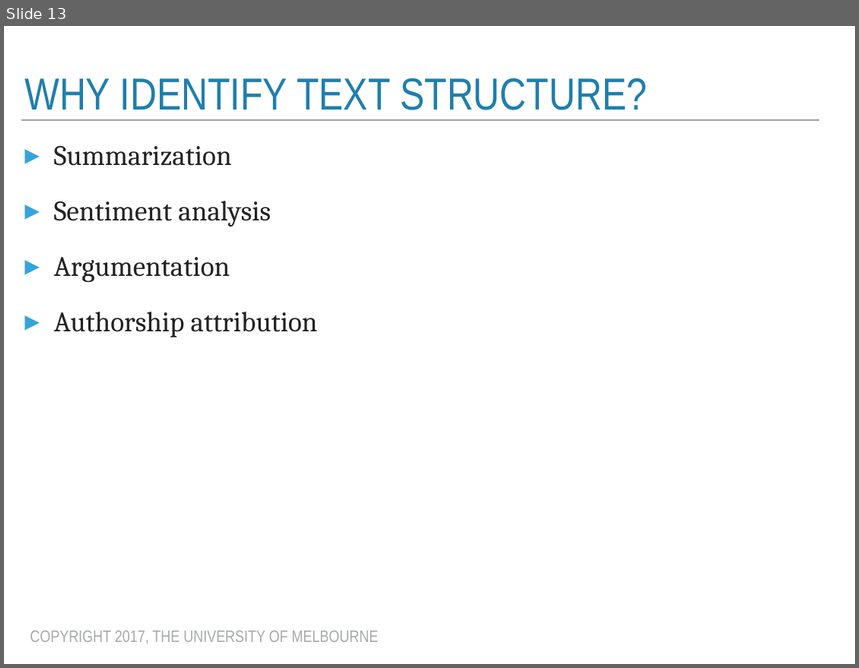
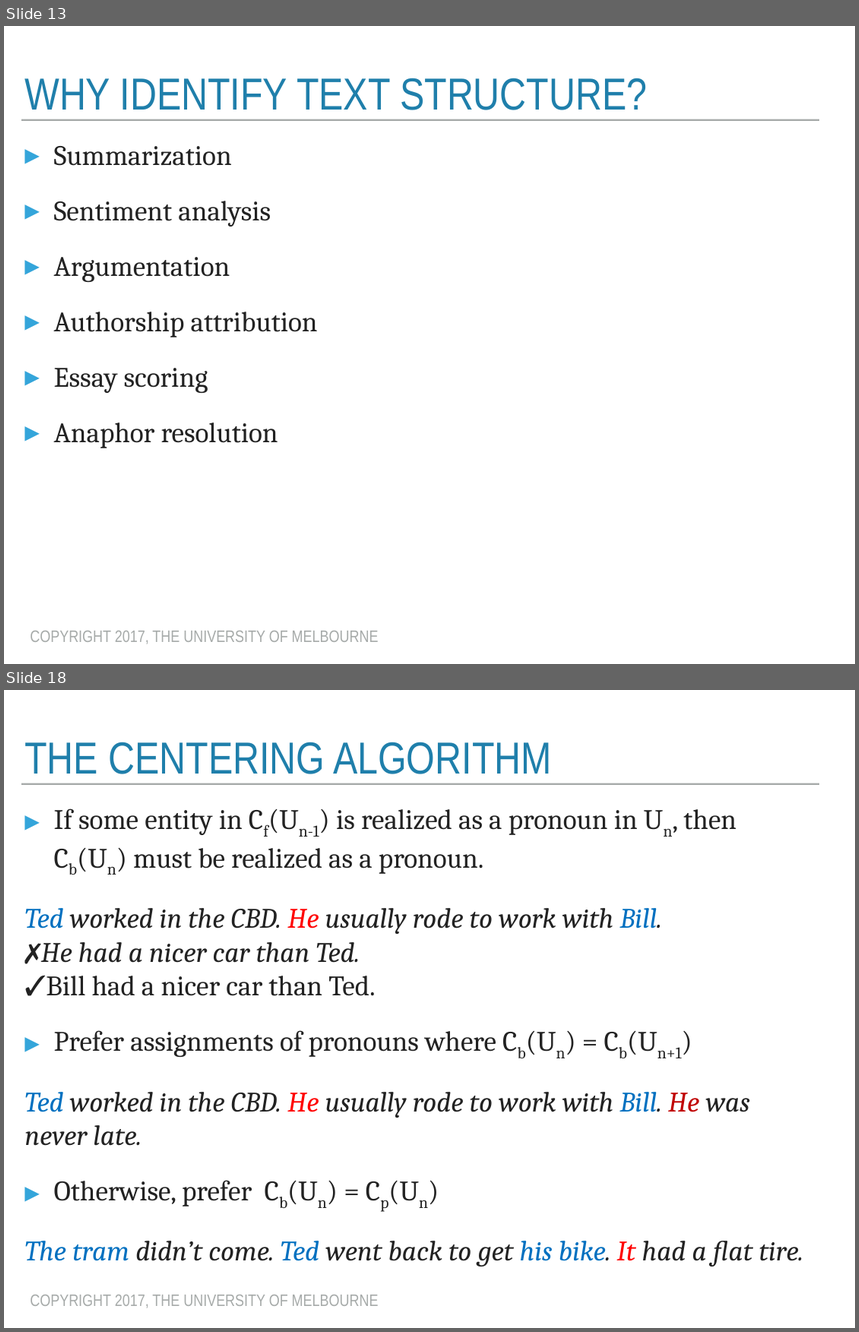
Before and after one commit to trevorcohn/comp90042, a slide deck: slides/WSTA_L13_discourse.pptx. Shown one above the other, each under a label of ours: slide 13 before the commit, slides 13 and 18 after it; the slides between them are not shown. The pictures are 859x668 and 859x1332 pixels, drawn with LibreOffice and Linux fonts; fonts in the diff are those of the drawing. Boxes give left, top, right and bottom in pixels: in the first picture for what was removed or moved away, otherwise in the second. Text is boxed around its words. In the diff, an @@ line names an element or a change of style, - is before the commit and + after.

```diff
--- a/slides/WSTA_L13_discourse.pptx
+++ b/slides/WSTA_L13_discourse.pptx
@@ slide 18 added at box(4, 690, 855, 1328), background #FFFFFF; not listed: 2 template elements that a slide beside it also shows @@
@@ title added at box(25, 742, 552, 774), 54 pt, text #1F7FAB @@
+THE CENTERING ALGORITHM
@@ text added at box(25, 809, 804, 1267), 34 pt, text #222222, italic @@
+▸ If some entity in Cf(Un-1) is realized as a pronoun in Un, then Cb(Un) must be realized as a pronoun.
+Ted worked in the CBD. He usually rode to work with Bill.
+✗He had a nicer car than Ted.
+✓Bill had a nicer car than Ted.
+▸ Prefer assignments of pronouns where Cb(Un) = Cb(Un+1)
+Ted worked in the CBD. He usually rode to work with Bill. He was never late.
+▸ Otherwise, prefer Cb(Un) = Cp(Un)
+The tram didn’t come. Ted went back to get his bike. It had a flat tire.
@@ slide 13 changed as well @@
@@ text at box(54, 368, 278, 449): paragraphs added @@
+▸ Essay scoring
+▸ Anaphor resolution
```
Also in this commit, not shown: 11 other slides changed, 7 other slides added, 2 other files.
